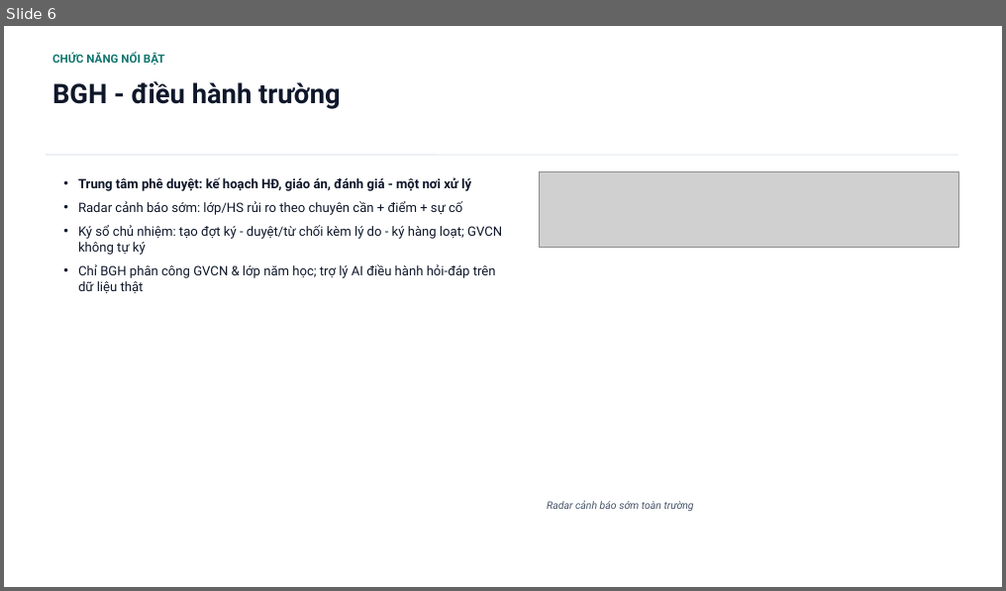
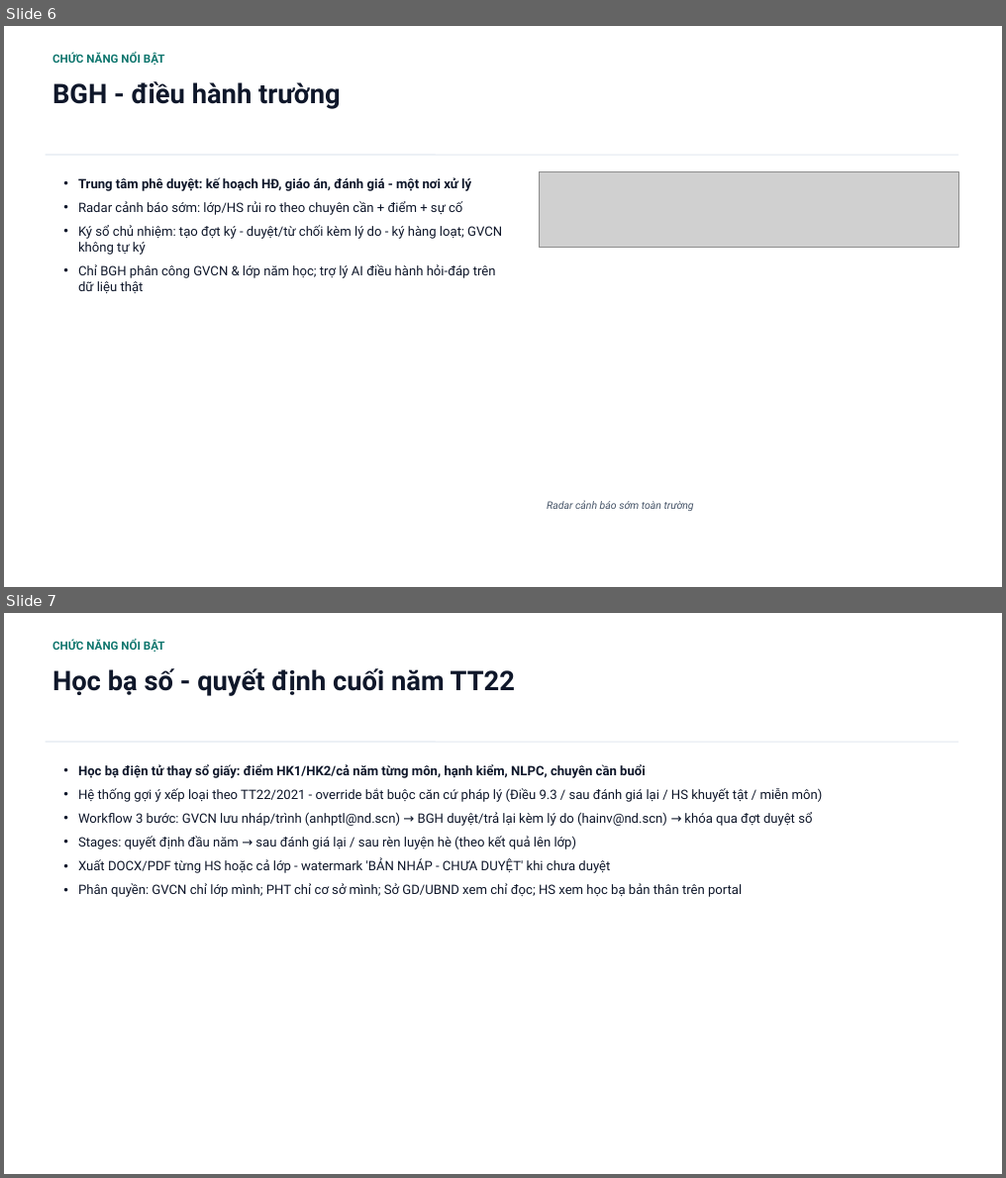
Before and after one commit to saintzzz/so-chu-nhiem-so, a slide deck: docs/user-guide/USER-GUIDE-vieschool.pptx. Shown one above the other, each under a label of ours: slide 6 before the commit, slides 6 and 7 after it. The pictures are 1006x591 and 1006x1178 pixels, drawn with LibreOffice and Linux fonts; fonts in the diff are those of the drawing; grey boxes stand for pictures. Boxes give left, top, right and bottom in pixels: in the first picture for what was removed or moved away, otherwise in the second. Text is boxed around its words. In the diff, an @@ line names an element or a change of style, - is before the commit and + after.

```diff
--- a/docs/user-guide/USER-GUIDE-vieschool.pptx
+++ b/docs/user-guide/USER-GUIDE-vieschool.pptx
@@ slide 7 added at <box>4,613,1002,1174</box>, background #FFFFFF @@
@@ text added at <box>53,639,165,652</box>, 11 pt, text #0F766E, bold @@
+CHỨC NĂNG NỔI BẬT
@@ text added at <box>53,668,515,696</box>, 26 pt, text #0F172A, bold @@
+Học bạ số - quyết định cuối năm TT22
@@ line added from (46, 742) to (958, 742), #E2E8F0 1 pt @@
@@ text added at <box>78,764,823,897</box>, 12.5 pt, text #0F172A @@
+• Học bạ điện tử thay sổ giấy: điểm HK1/HK2/cả năm từng môn, hạnh kiểm, NLPC, chuyên cần buổi
+• Hệ thống gợi ý xếp loại theo TT22/2021 - override bắt buộc căn cứ pháp lý (Điều 9.3 / sau đánh giá lại / HS khuyết tật / miễn môn)
+• Workflow 3 bước: GVCN lưu nháp/trình (anhptl@nd.scn) → BGH duyệt/trả lại kèm lý do (hainv@nd.scn) → khóa qua đợt duyệt sổ
+• Stages: quyết định đầu năm → sau đánh giá lại / sau rèn luyện hè (theo kết quả lên lớp)
+• Xuất DOCX/PDF từng HS hoặc cả lớp - watermark 'BẢN NHÁP - CHƯA DUYỆT' khi chưa duyệt
+• Phân quyền: GVCN chỉ lớp mình; PHT chỉ cơ sở mình; Sở GD/UBND xem chỉ đọc; HS xem học bạ bản thân trên portal
```
Also in this commit, not shown: 3 slides changed, 5 other files.
